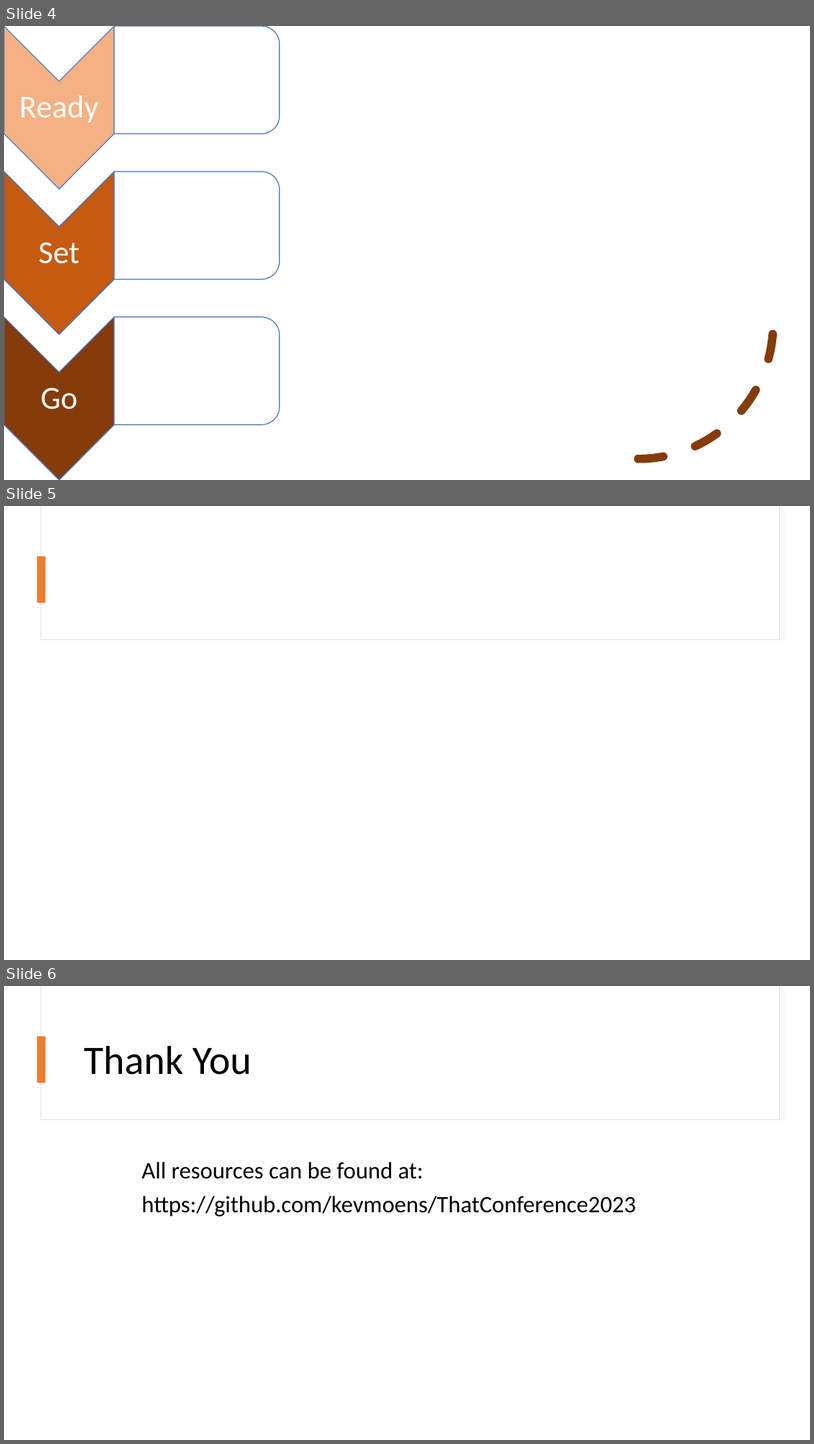
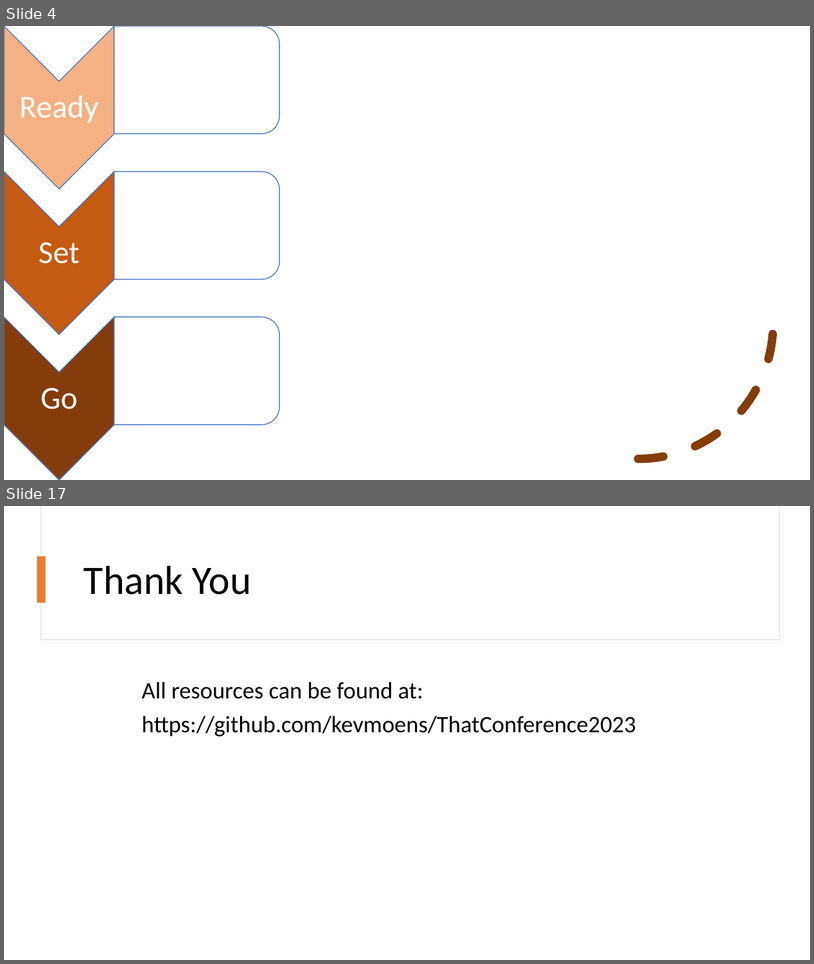
Before and after one commit to kevmoens/ThatConference2023, a slide deck: ThatConference2023.pptx. Shown one above the other, each under a label of ours: slides 4, 5 and 6 before the commit, slides 4 and 17 after it; the slides between them are not shown. The pictures are 814x1444 and 814x964 pixels, drawn with LibreOffice and Linux fonts; fonts in the diff are those of the drawing. Boxes give left, top, right and bottom in pixels: in the first picture for what was removed or moved away, otherwise in the second. Text is boxed around its words. In the diff, an @@ line names an element or a change of style, - is before the commit and + after.

```diff
--- a/ThatConference2023.pptx
+++ b/ThatConference2023.pptx
@@ slide 5 removed at (4,506,810,960), background #FFFFFF @@
@@ rectangle removed at (41,506,779,640) @@
@@ rectangle removed at (41,506,779,639) @@
@@ rectangle removed at (37,556,46,602) @@
@@ what was slide 6 is now slide 17 @@
```
Also in this commit, not shown: 12 slides added, 2 other files.
